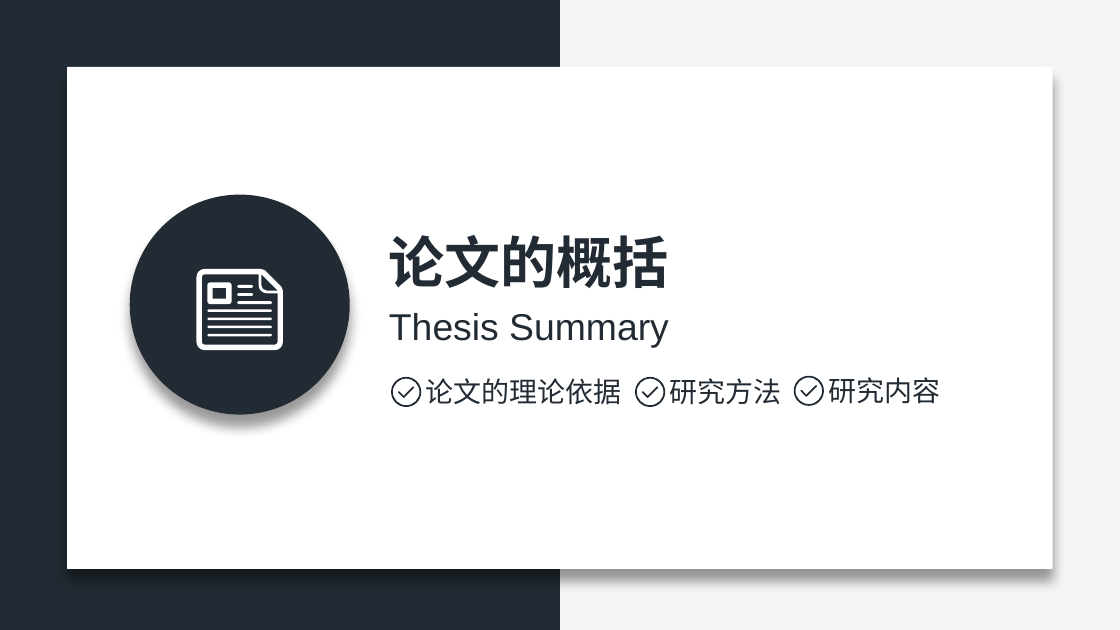
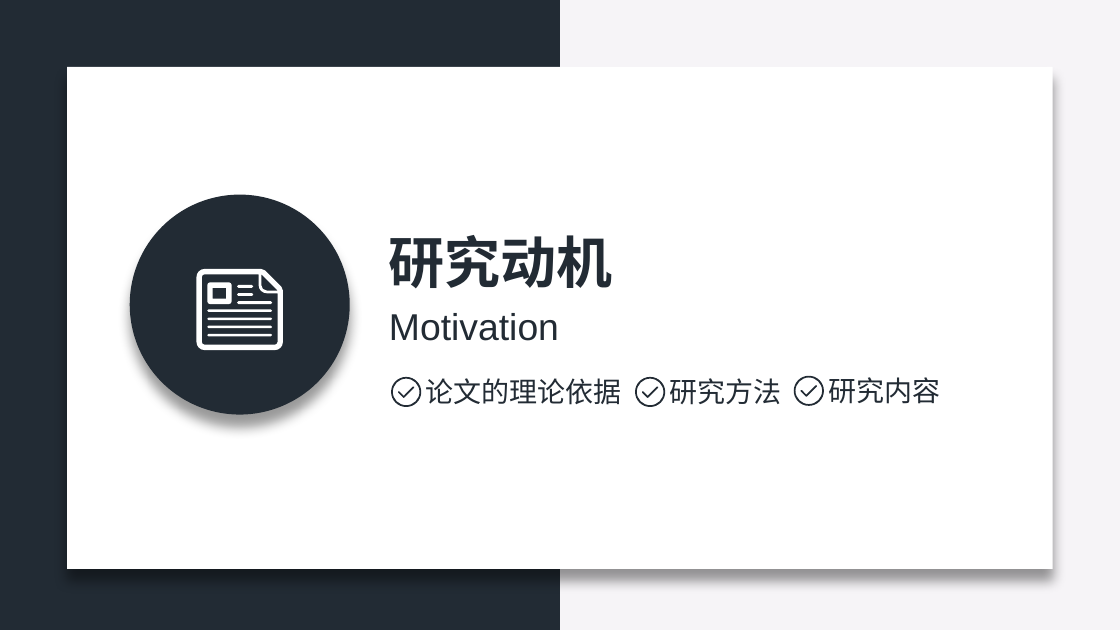
Before and after one commit to zeemeil/zeemeil.github.io, a slide deck: slide 7 of files/doctoral_dissertation_proposal.pptx (slide 6 before the commit). Drawn at 1120x630 pixels with LibreOffice and Linux fonts; fonts in the diff are those of the drawing. Boxes give left, top, right and bottom in pixels: in the first picture for what was removed or moved away, otherwise in the second. Text is boxed around its words. In the diff, an @@ line names an element or a change of style, - is before the commit and + after.

```diff
--- a/files/doctoral_dissertation_proposal.pptx
+++ b/files/doctoral_dissertation_proposal.pptx
@@ text at <box>389,235,613,288</box>: text changed @@
-论文的概括
+研究动机
@@ text at <box>389,313,559,341</box>: text changed @@
-Thesis Summary
+Motivation
```
Also in this commit, not shown: 7 other slides changed, 4 slides added, 7 slides removed, 14 other files.
